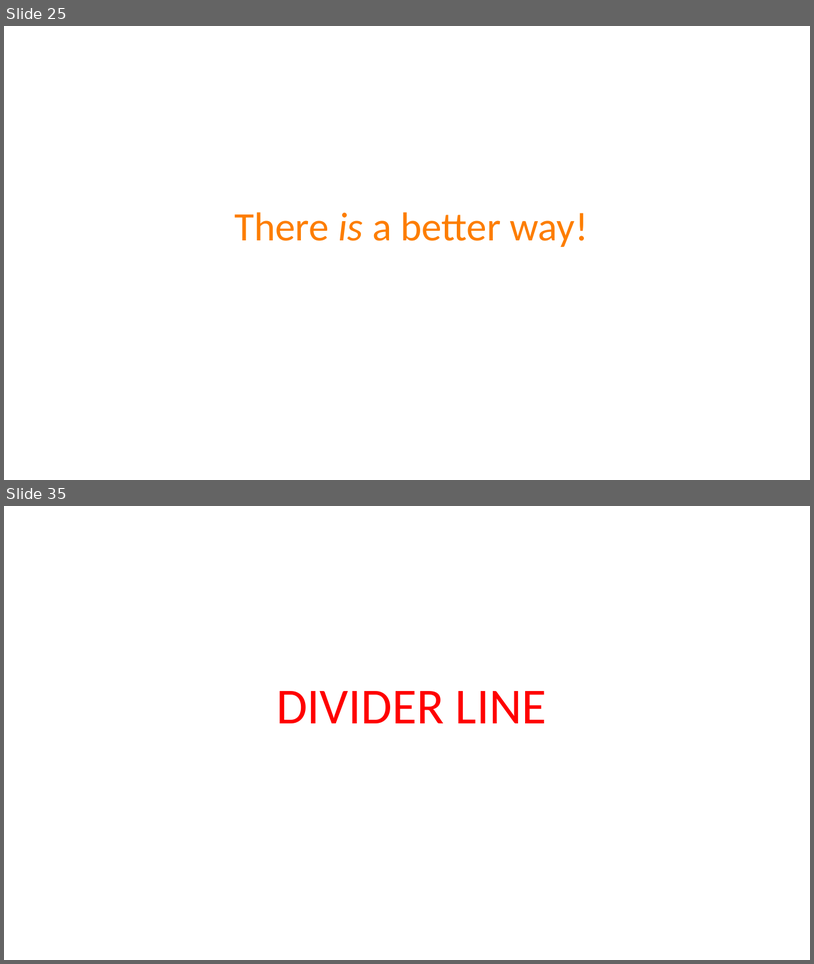
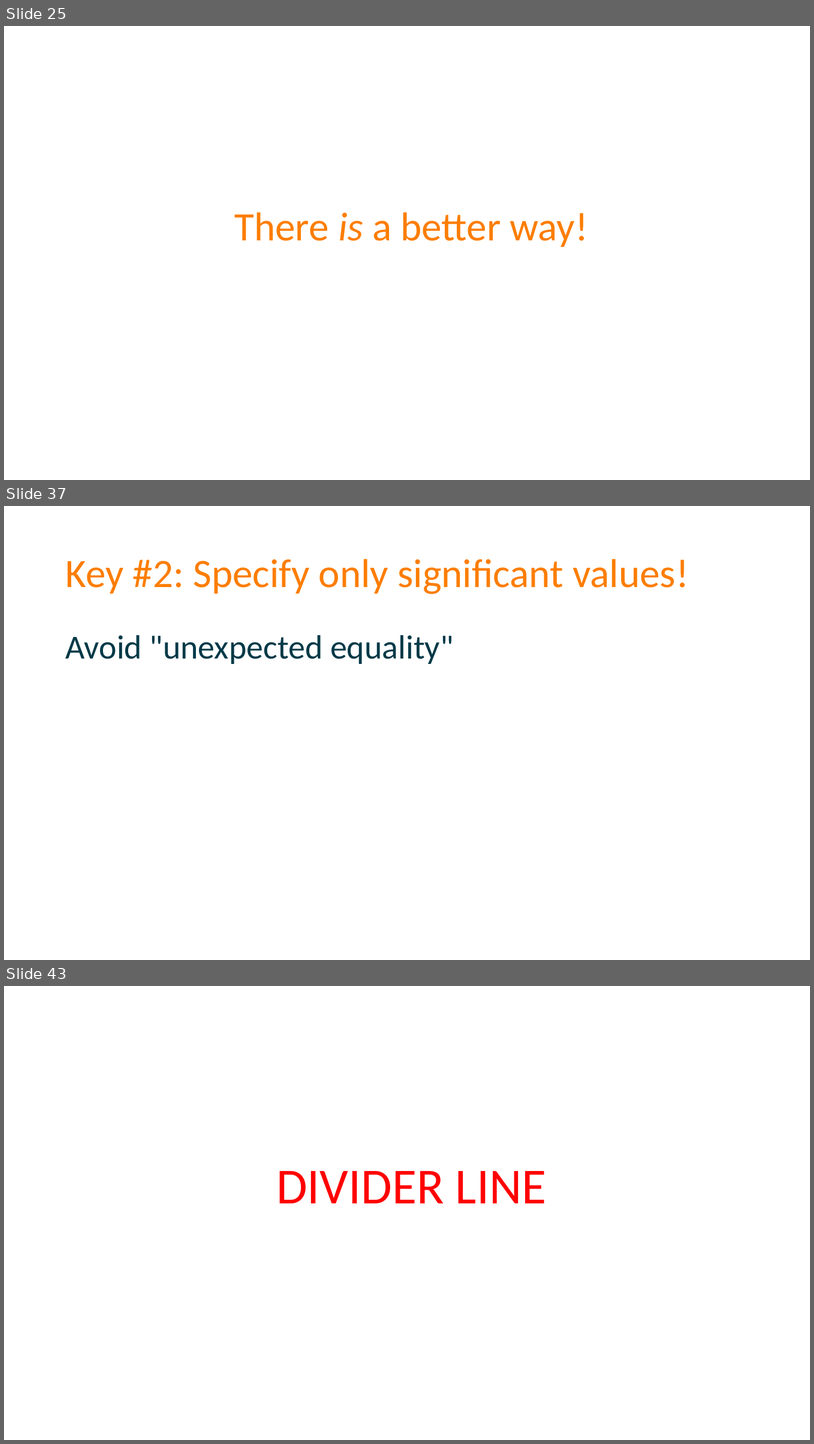
Before and after one commit to spetryjohnson/Talk-Patterns_of_Effective_Test_Setup, a slide deck: POETS - CodeMash 2017.pptx. Shown one above the other, each under a label of ours: slides 25 and 35 before the commit, slides 25, 37 and 43 after it; the slides between them are not shown. The pictures are 814x964 and 814x1444 pixels, drawn with LibreOffice and Linux fonts; fonts in the diff are those of the drawing. Boxes give left, top, right and bottom in pixels: in the first picture for what was removed or moved away, otherwise in the second. Text is boxed around its words. In the diff, an @@ line names an element or a change of style, - is before the commit and + after.

```diff
--- a/POETS - CodeMash 2017.pptx
+++ b/POETS - CodeMash 2017.pptx
@@ slide 37 added at (4, 506, 810, 960), background #FFFFFF @@
@@ title added at (65, 559, 689, 594), 48 pt, text #FD7D00 @@
+Key #2: Specify only significant values!
@@ text added at (65, 635, 453, 664), 40 pt, text #013947 @@
+Avoid "unexpected equality"
@@ what was slide 35 is now slide 43 @@
```
Also in this commit, not shown: 5 slides changed, 11 other slides added, 4 slides removed, 1 other file.
